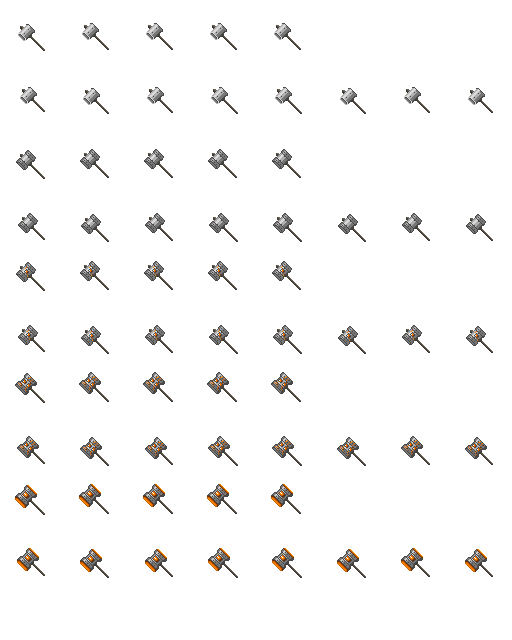
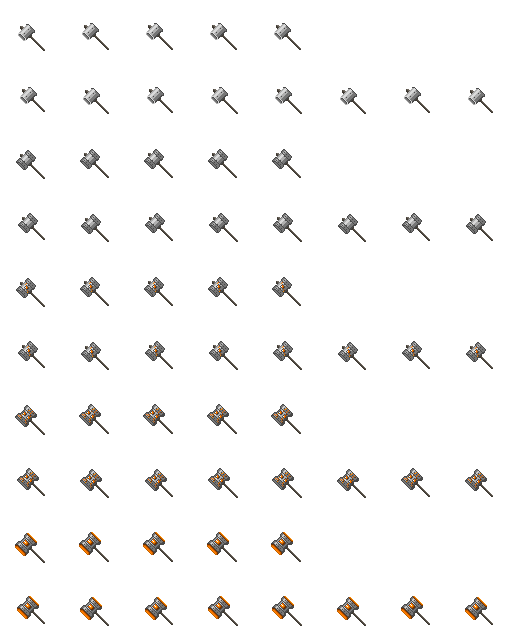
Two versions of the same layered image (512px x 640px). Layer-by-layer changes:
painted on "Layer 53" over bbox(15, 261, 493, 626)
